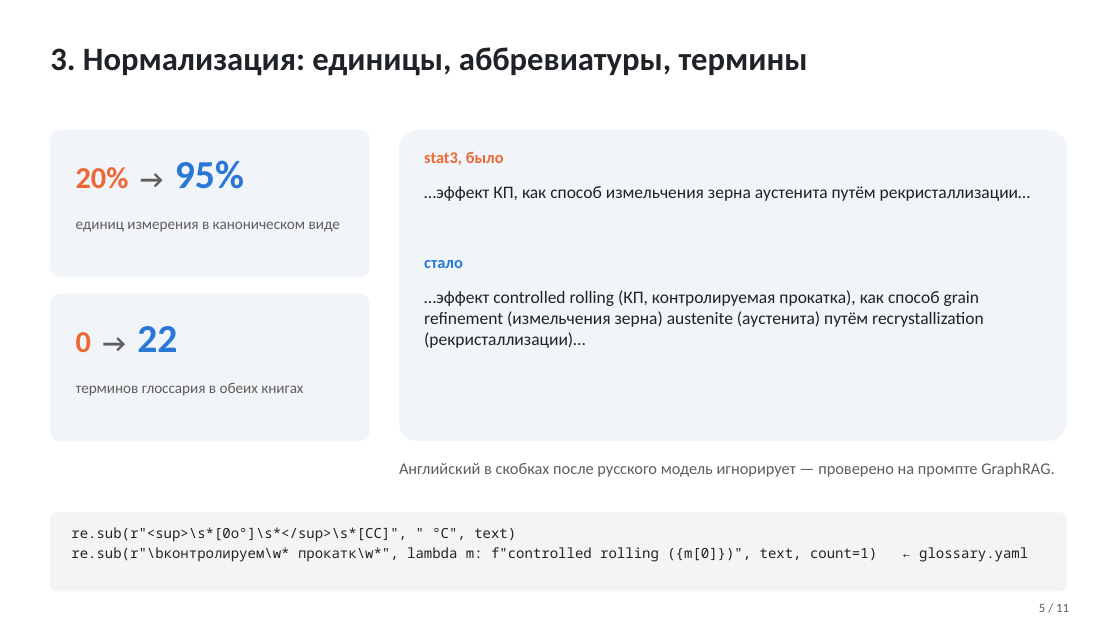
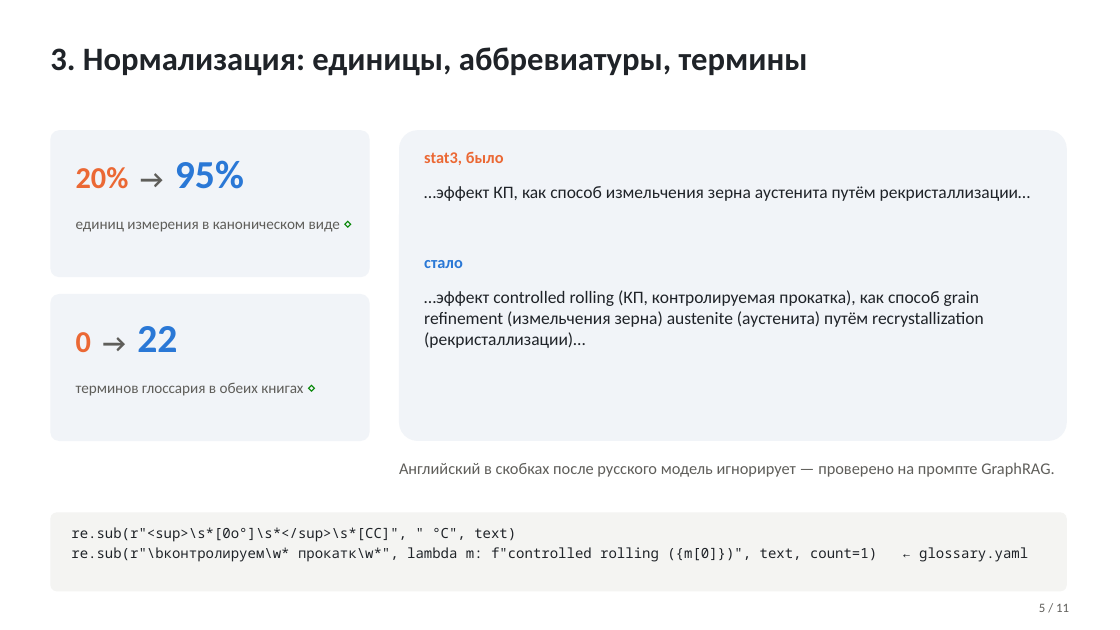
Before and after one commit to TeaDove/mam-26-1, a slide deck: slide 5 of 1-graph/lab-2/results/presentation.pptx. Drawn at 1120x630 pixels with LibreOffice and Linux fonts; fonts in the diff are those of the drawing. Boxes give left, top, right and bottom in pixels: in the first picture for what was removed or moved away, otherwise in the second. Text is boxed around its words. In the diff, an @@ line names an element or a change of style, - is before the commit and + after.

```diff
--- a/1-graph/lab-2/results/presentation.pptx
+++ b/1-graph/lab-2/results/presentation.pptx
@@ text at [76, 221, 340, 232]: text changed @@
-единиц измерения в каноническом виде
+единиц измерения в каноническом виде ⋄
@@ text at [76, 383, 303, 396]: text changed @@
-терминов глоссария в обеих книгах
+терминов глоссария в обеих книгах ⋄
```
Also in this commit, not shown: 8 other slides changed, 1 other file.
